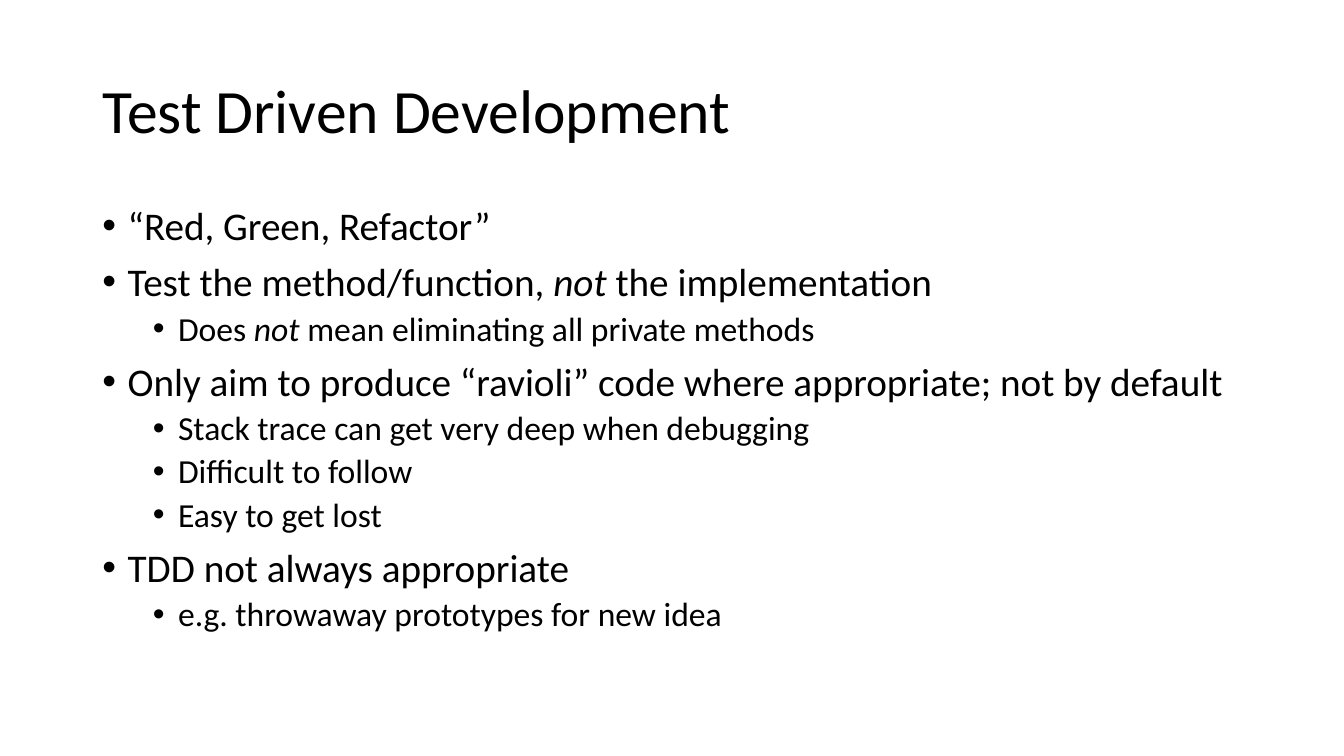
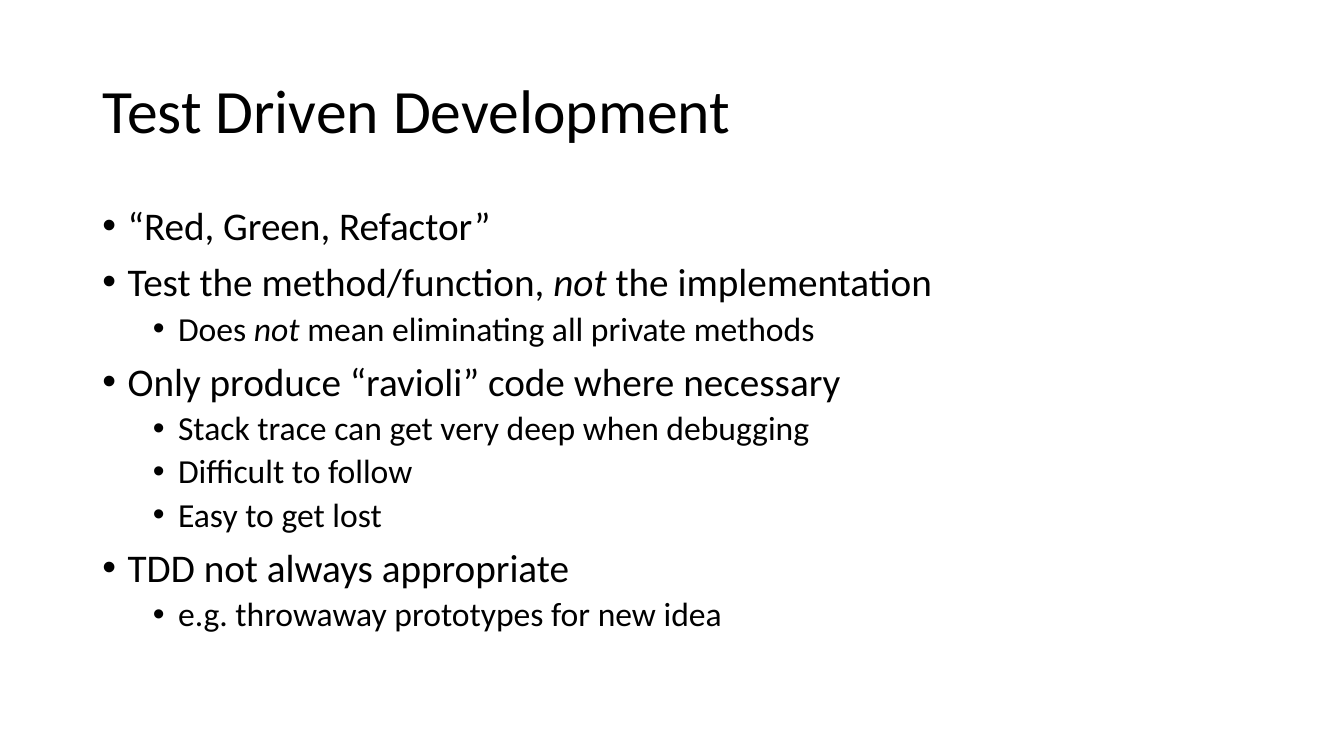
Before and after one commit to Ant-f/WritingTestableSoftware, a slide deck: slide 7 of Presentation/Writing Testable Software.pptx. Drawn at 1344x756 pixels with LibreOffice and Linux fonts; fonts in the diff are those of the drawing. Boxes give left, top, right and bottom in pixels: in the first picture for what was removed or moved away, otherwise in the second. Text is boxed around its words. In the diff, an @@ line names an element or a change of style, - is before the commit and + after.

Commit message:
Updating presentation: ravioli code

```diff
--- a/Presentation/Writing Testable Software.pptx
+++ b/Presentation/Writing Testable Software.pptx
@@ text at (x1=128, y1=368, x2=840, y2=403): text changed @@
-• Only aim to produce “ravioli” code where appropriate; not by default
+• Only produce “ravioli” code where necessary
```
